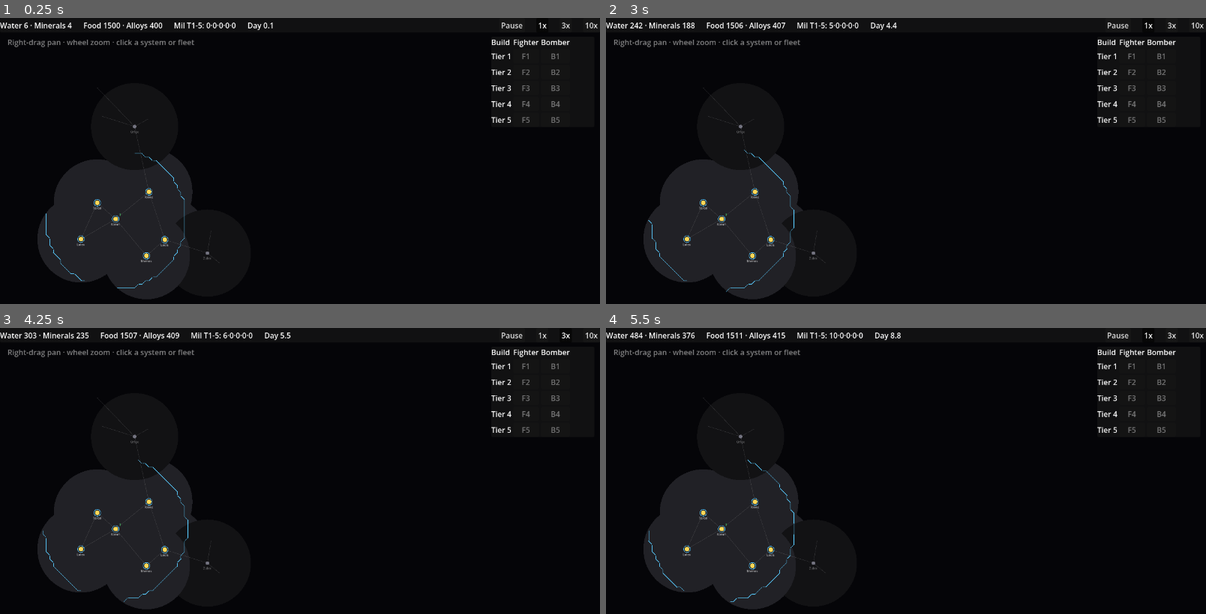
Above: before the commit, frames 1-4 (two rows, left to right).
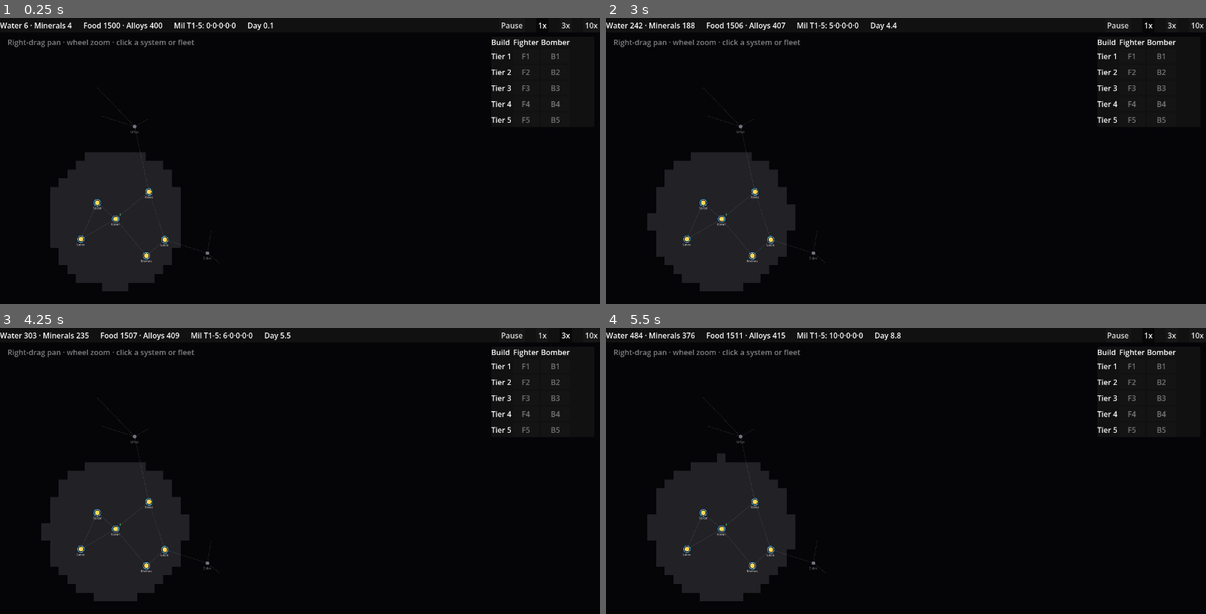
Above: after the commit, the same moments.

Repository: evyatarmitz/reach
Game: Godot game, scene res://game/main.tscn
The game is run twice, just before and just after one commit, with the same random seed, the same clock (stepped at 60 frames per second) and the same inputs.
Inputs:
- Up to frame 1 (0.25 s): no input
- Up to frame 2 (3 s): click "1x" at 0.5 s; click "3x" at 1.25 s; click "10x" at 2 s; click "1x" at 2.75 s
- Up to frame 3 (4.25 s): click "3x" at 3.5 s
- Up to frame 4 (5.5 s): click "10x" at 4.25 s; click "1x" at 5 s

The runs differ from the first frame. In frame 1, 2.3% of the frame differs, in the area x 6-33%, y 47-99%; in frame 2, 2.1%; in frame 3, 2.1%; in frame 4, 2.1%.

Commit message:
0.31.0 - field-shaped fog of war (follows influence, in front of the border)
- VR is no longer radius discs stamped around systems. It's now sampled from the
  influence FIELD: a point is visible where the player's claim x SIGHT still beats
  the strongest rival there, so the lit region fills the player's actual influence
  territory and reaches ~1.5x IN FRONT of the contested border, stopping as a
  rival dominates. Rendered as a coarse influence-shaped fill (lit = in VR, grey =
  explored-but-lost, black = never seen), and system visibility + the drawn border
  now use the same field VR, so they all agree.
- Removed the fixed-radius fog discs and the border proximity hack.
- 107 tests still pass (rendering/visibility change).

Diff:
--- a/desktop/game/main.gd
+++ b/desktop/game/main.gd
@@ -25,7 +25,7 @@
 const BORDER_CELL := 14.0
 const BORDER_REFRESH := 0.4
 const BORDER_EPS := 0.01     # tiny rival-claim floor so bubble-vs-empty edges draw
-const FOG_DISC := 170.0      # lit/gray halo radius around a known system
+const FOG_CELL := 34.0       # coarse cell for the influence-shaped fog fill
 const FLEET_ICON_OFF := Vector2(0, -17)   # drawn above the system so it stays clickable
 const BORDER_INSET := 3.5    # push each empire's border curve into its own territory
 
@@ -43,6 +43,9 @@
 var _stale := {}            # system_id -> {owner, colonies}, last-seen snapshot
 var _hover_system := -1     # known system currently under the cursor (symbols shown)
 var _hover_hold := false    # autoshot: freeze the hovered system for the screenshot
+var _fog_lit: Array = []    # Rect2 coarse cells currently in the player's VR
+var _fog_gray: Array = []   # Rect2 coarse cells explored but out of VR
+var _fog_seen := {}         # "gx,gy" -> true, coarse cells ever in VR
 
 var raw_label: Label
 var goods_label: Label
@@ -160,16 +163,18 @@
 			infl.append(iv)
 			reach.append(rv)
 
-	# (player index in the arrays no longer needed — VR is topology-based now)
-	# Topology VR (item 1/4): visibility expands with the SYSTEMS you hold, not
-	# with a raw influence radius. FULL VR (2) in systems you own / have a colony
-	# in / have a fleet in; PARTIAL VR (1, structure only) one lane-jump out. Once
-	# seen, a system stays "explored" (grey). Retreats when you lose a system.
+	var pk := ids.find(player_empire_id)   # player's index in the source arrays
+
+	# Field VR: visibility follows the ACTUAL influence — a point is in VR where
+	# the player's claim, scaled by SIGHT, still beats the strongest rival there
+	# (so it fills the influence territory and extends 1.5x IN FRONT of the border,
+	# and stops as a rival dominates). FULL (2) where the field says so or you hold
+	# the system; PARTIAL (1) one lane-jump out for structure; explored stays grey.
 	_system_vr.clear()
 	var full := {}
 	for sys in sim.systems.values():
 		_system_owner[sys.id] = _owner_at(sys.map_pos, ids, pos, infl, reach)
-		if _system_owner[sys.id] == player_empire_id \
+		if _player_vr_at(sys.map_pos, ids, pos, infl, reach, pk) \
 				or sim._empire_has_colony_in(player_empire_id, sys.id) \
 				or sim.empire_fleet_in_system(player_empire_id, sys.id):
 			full[sys.id] = true
@@ -182,12 +187,32 @@
 	for sys in sim.systems.values():
 		if _system_vr[sys.id] >= 1:
 			_explored[sys.id] = true
-		if _system_vr[sys.id] == 2:   # snapshot live state for the fog memory
+		if _system_vr[sys.id] == 2:
 			var cc := 0
 			for pid in sys.planet_ids:
 				if sim.planets[pid].colony != null:
 					cc += 1
 			_stale[sys.id] = {"owner": _system_owner[sys.id], "colonies": cc}
+
+	# Influence-shaped fog fill: sample the field VR on a coarse grid so the lit
+	# region hugs the actual influence and its front edge (not discs around
+	# systems). Cells ever lit stay grey once out of VR (explored memory).
+	_fog_lit.clear()
+	_fog_gray.clear()
+	var flo := _map_lo - Vector2(140, 140)
+	var fhi := _map_hi + Vector2(140, 140)
+	var fcols := int((fhi.x - flo.x) / FOG_CELL) + 1
+	var frows := int((fhi.y - flo.y) / FOG_CELL) + 1
+	for gy in frows:
+		for gx in fcols:
+			var c := Vector2(flo.x + (gx + 0.5) * FOG_CELL, flo.y + (gy + 0.5) * FOG_CELL)
+			var rect := Rect2(flo.x + gx * FOG_CELL, flo.y + gy * FOG_CELL,
+				FOG_CELL, FOG_CELL)
+			if _player_vr_at(c, ids, pos, infl, reach, pk):
+				_fog_lit.append(rect)
+				_fog_seen["%d,%d" % [gx, gy]] = true
+			elif _fog_seen.has("%d,%d" % [gx, gy]):
+				_fog_gray.append(rect)
 
 	# Sample each empire's claim on a grid of POINTS (cell corners), then trace a
 	# smooth marching-squares contour of every empire's dominance margin
@@ -208,14 +233,6 @@
 					Vector2(lo.x + gx * BORDER_CELL, lo.y + gy * BORDER_CELL),
 					pos[k], infl[k], reach[k])
 		claims.append(arr)
-
-	# Live system positions — borders are only drawn near them, so a border can't
-	# float in black space far from any visible system (which happens because a
-	# mature colony's raw reach can exceed the whole map — see balance note).
-	var live_pos: Array = []
-	for sys in sim.systems.values():
-		if _sys_live(sys.id):
-			live_pos.append(sys.map_pos)
 
 	# Draw rivals first, the player's own empire last, so at a coincident seam
 	# (where both empires' margin=0 curves overlap) the player sees its own colour.
@@ -269,12 +286,8 @@
 					var off := inside_c - mid
 					if off.length() > 0.01:
 						off = off.normalized() * BORDER_INSET
-					var near := false
-					for lp in live_pos:
-						if mid.distance_squared_to(lp) <= FOG_DISC * FOG_DISC:
-							near = true
-							break
-					if near:
+					# Only draw border the player can actually see (its own VR).
+					if _player_vr_at(mid, ids, pos, infl, reach, pk):
 						_border_segments.append([seg[0] + off, seg[1] + off, col])
 
 
@@ -293,6 +306,23 @@
 	if si <= 0.0:
 		return 0.0
 	return 1.0e9 if sri <= 0.0 else (si * si) / sri
+
+
+# Is a world point in the player's VR? True where the player's claim, scaled by
+# SIGHT, still beats the strongest rival there — so VR fills the player's actual
+# influence and reaches 1.5x in front of the contested border.
+func _player_vr_at(p: Vector2, ids: Array, pos: Array, infl: Array, reach: Array,
+		pk: int) -> bool:
+	if pk == -1:
+		return false
+	var pc := _claim_at(p, pos[pk], infl[pk], reach[pk])
+	if pc <= 0.0:
+		return false
+	var best := pc
+	for k in ids.size():
+		if k != pk:
+			best = maxf(best, _claim_at(p, pos[k], infl[k], reach[k]))
+	return pc * SimConstants.SIGHT_INFLUENCE_FACTOR >= best
 
 
 func _best_other(claims: Array, k: int, pi: int) -> float:
@@ -426,14 +456,14 @@
 
 func _draw_galaxy() -> void:
 	var font := ThemeDB.fallback_font
-	# Fog halos on the black background: a lit grey disc under LIVE systems, a
-	# darker grey disc under EXPLORED (out-of-VR) systems, nothing under
-	# never-seen. So the lost-VR area reads as grey, unexplored as black.
-	for sys in sim.systems.values():
-		if _sys_live(sys.id):
-			draw_circle(sys.map_pos, FOG_DISC, Color(0.13, 0.13, 0.15))
-		elif _sys_known(sys.id):
-			draw_circle(sys.map_pos, FOG_DISC, Color(0.07, 0.07, 0.08))
+	# Influence-shaped fog on the black background: lit cells hug the player's
+	# actual influence (and reach in front of the border); explored-but-lost cells
+	# are darker grey; never-seen stays black. Cells are precomputed in the border
+	# refresh from the field, so this is the influence shape, not discs.
+	for r in _fog_gray:
+		draw_rect(r, Color(0.07, 0.07, 0.08))
+	for r in _fog_lit:
+		draw_rect(r, Color(0.13, 0.13, 0.15))
 	# Deformed influence borders (already fog-gated to VR in _recompute_borders).
 	for seg in _border_segments:
 		draw_line(seg[0], seg[1], seg[2], 2.0)
